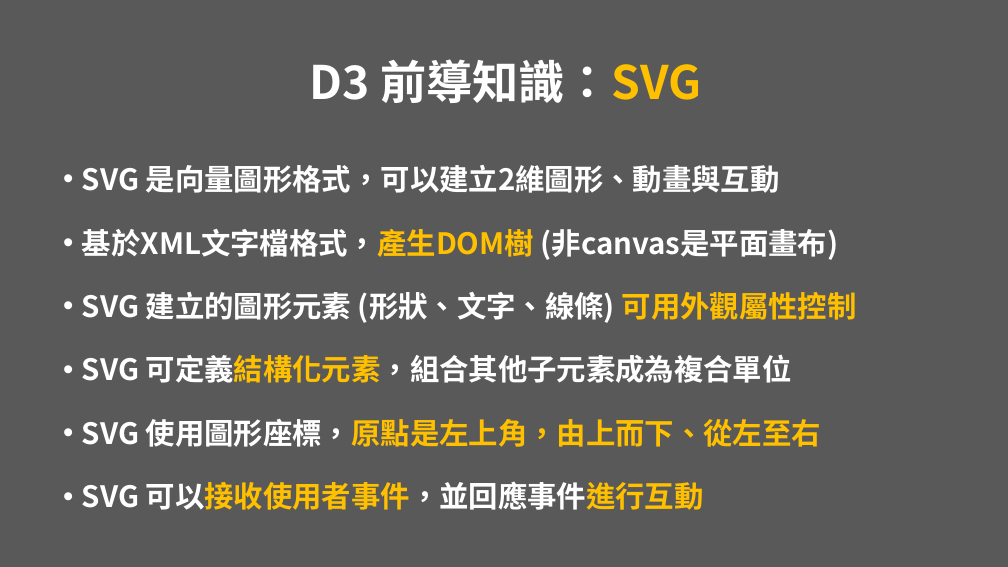
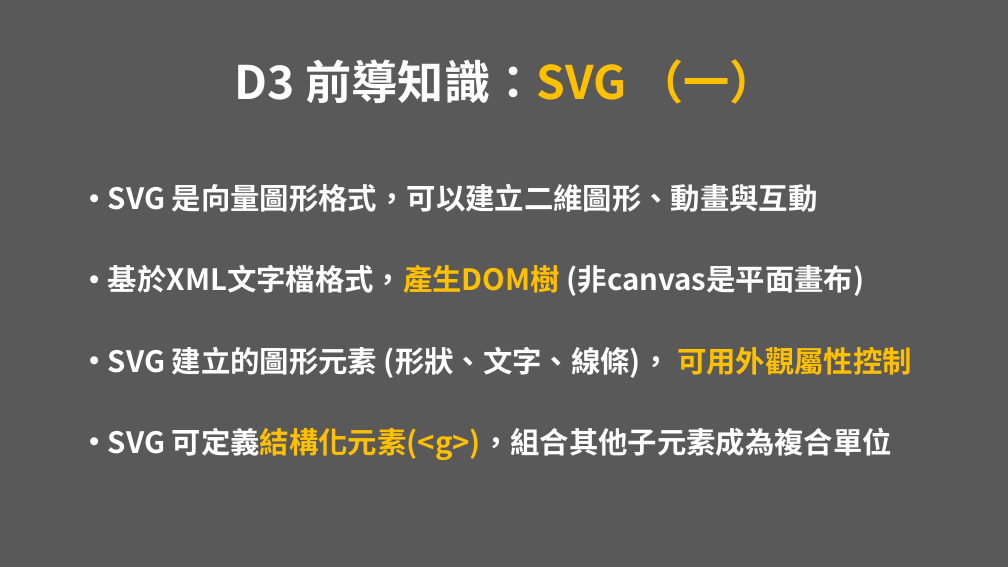
Before and after one commit to vezona/D3.js_Demo, a slide deck: slide 11 of PPT/D3.js presentation.pptx. Drawn at 1008x567 pixels with LibreOffice and Linux fonts; fonts in the diff are those of the drawing. Boxes give left, top, right and bottom in pixels: in the first picture for what was removed or moved away, otherwise in the second. Text is boxed around its words. In the diff, an @@ line names an element or a change of style, - is before the commit and + after.

```diff
--- a/PPT/D3.js presentation.pptx
+++ b/PPT/D3.js presentation.pptx
@@ title at <box>235,59,776,104</box>: text changed @@
-D3 前導知識：SVG
+D3 前導知識：SVG （一）
@@ text "SVG 是向量圖形格式，可以建立二維圖形、動畫與互動": place and size @@
-text "SVG 是向量圖形格式，可以建立二維圖形、動畫與互動" at <box>82,165,857,510</box>
+text "SVG 是向量圖形格式，可以建立二維圖形、動畫與互動" at <box>108,184,912,460</box>
@@ text at <box>108,184,818,212</box>: text changed @@
-• SVG 是向量圖形格式，可以建立2維圖形、動畫與互動
+• SVG 是向量圖形格式，可以建立二維圖形、動畫與互動
@@ text at <box>108,265,865,296</box>: line spacing 1.5 to 2 @@
@@ text at <box>108,347,912,460</box>: text changed @@
-• SVG 建立的圖形元素 (形狀、文字、線條) 可用外觀屬性控制
-• SVG 可定義結構化元素，組合其他子元素成為複合單位
-• SVG 使用圖形座標，原點是左上角，由上而下、從左至右
-• SVG 可以接收使用者事件，並回應事件進行互動
+• SVG 建立的圖形元素 (形狀、文字、線條)， 可用外觀屬性控制
+• SVG 可定義結構化元素(<g>)，組合其他子元素成為複合單位
```
Also in this commit, not shown: 26 other slides changed, 5 slides added, 4 slides removed, 17 other files.
